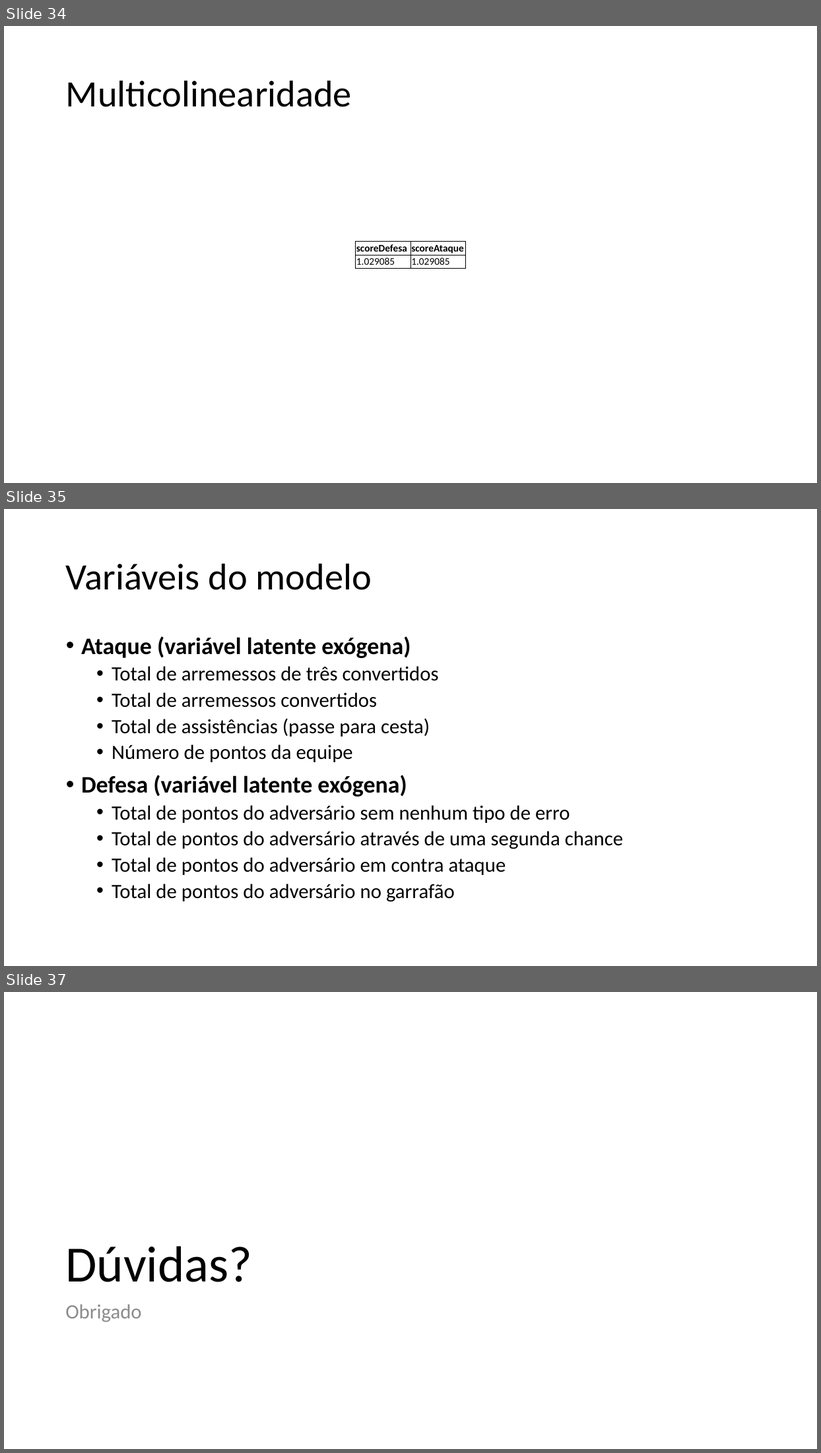
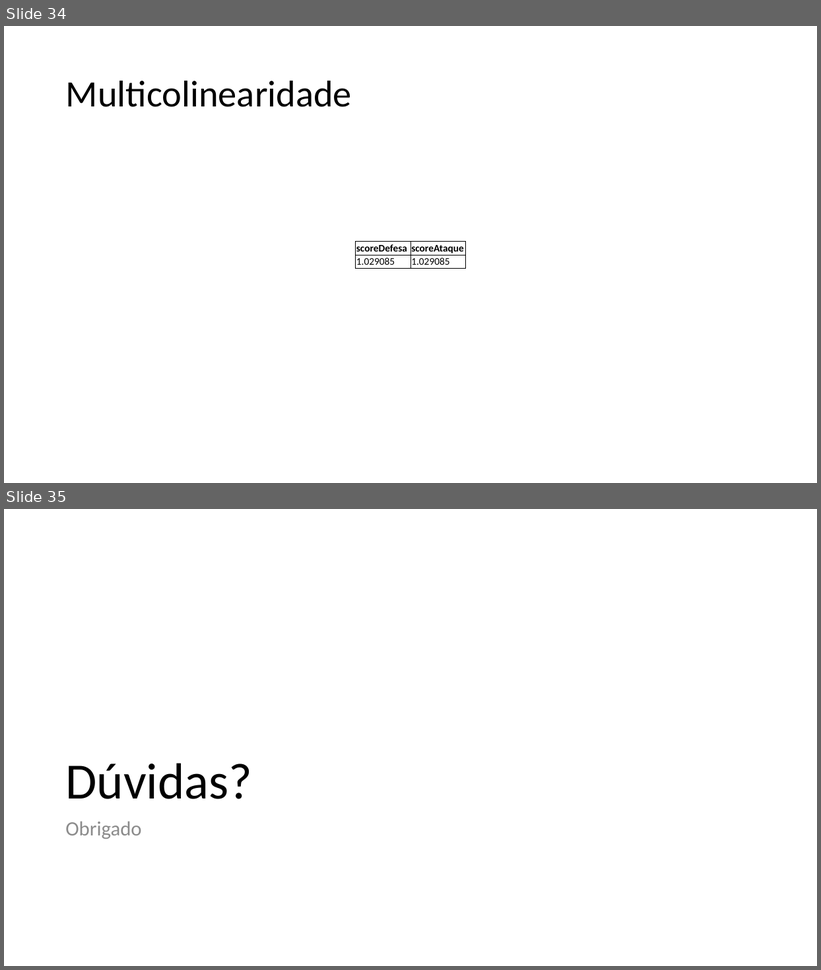
Before and after one commit to ralbino/ead-5917, a slide deck: trabalho_disciplina/Apresentacao_trabalho.pptx. Shown one above the other, each under a label of ours: slides 34, 35 and 37 before the commit, slides 34 and 35 after it; the slides between them are not shown. The pictures are 821x1453 and 821x970 pixels, drawn with LibreOffice and Linux fonts; fonts in the diff are those of the drawing. Boxes give left, top, right and bottom in pixels: in the first picture for what was removed or moved away, otherwise in the second. Text is boxed around its words. In the diff, an @@ line names an element or a change of style, - is before the commit and + after.

```diff
--- a/trabalho_disciplina/Apresentacao_trabalho.pptx
+++ b/trabalho_disciplina/Apresentacao_trabalho.pptx
@@ slide 35 removed at [4, 509, 817, 966], background #FFFFFF @@
@@ title removed at [66, 563, 372, 590] @@
-Variáveis do modelo
@@ text removed at [81, 636, 623, 902] @@
-• Ataque (variável latente exógena)
-  • Total de arremessos de três convertidos
-  • Total de arremessos convertidos
-  • Total de assistências (passe para cesta)
-  • Número de pontos da equipe
-• Defesa (variável latente exógena)
-  • Total de pontos do adversário sem nenhum tipo de erro
-  • Total de pontos do adversário através de uma segunda chance
-  • Total de pontos do adversário em contra ataque
-  • Total de pontos do adversário no garrafão
@@ what was slide 37 is now slide 35 @@
```
Also in this commit, not shown: 4 slides changed, 1 other slide removed, 1 other file.
